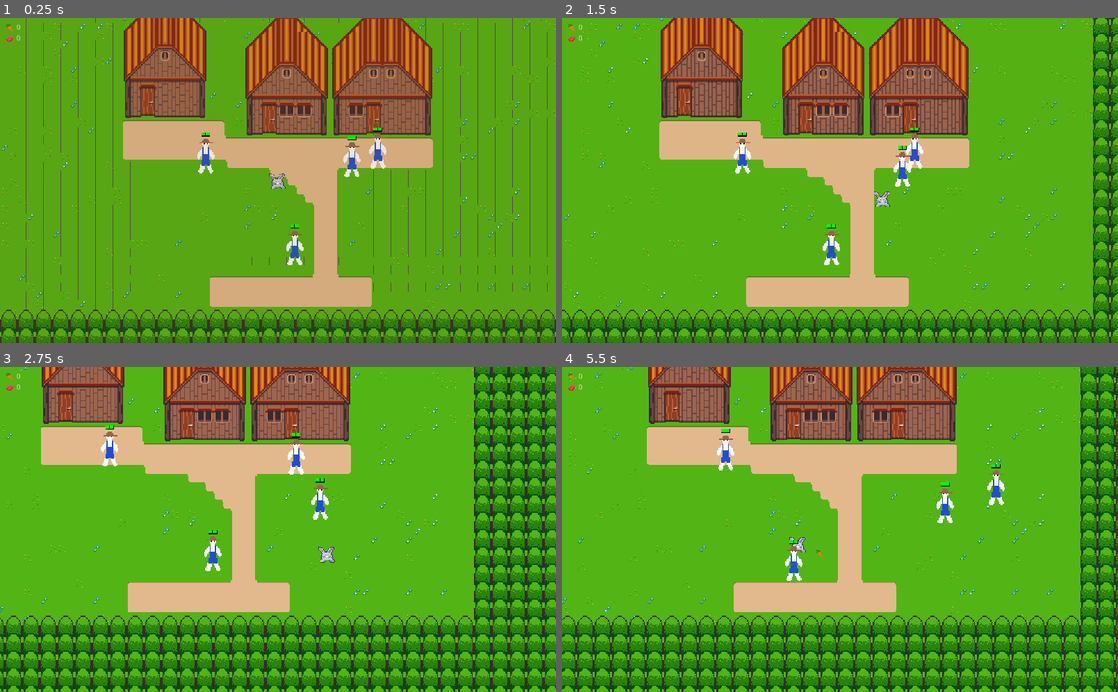
Above: before the commit, frames 1-4 (two rows, left to right).
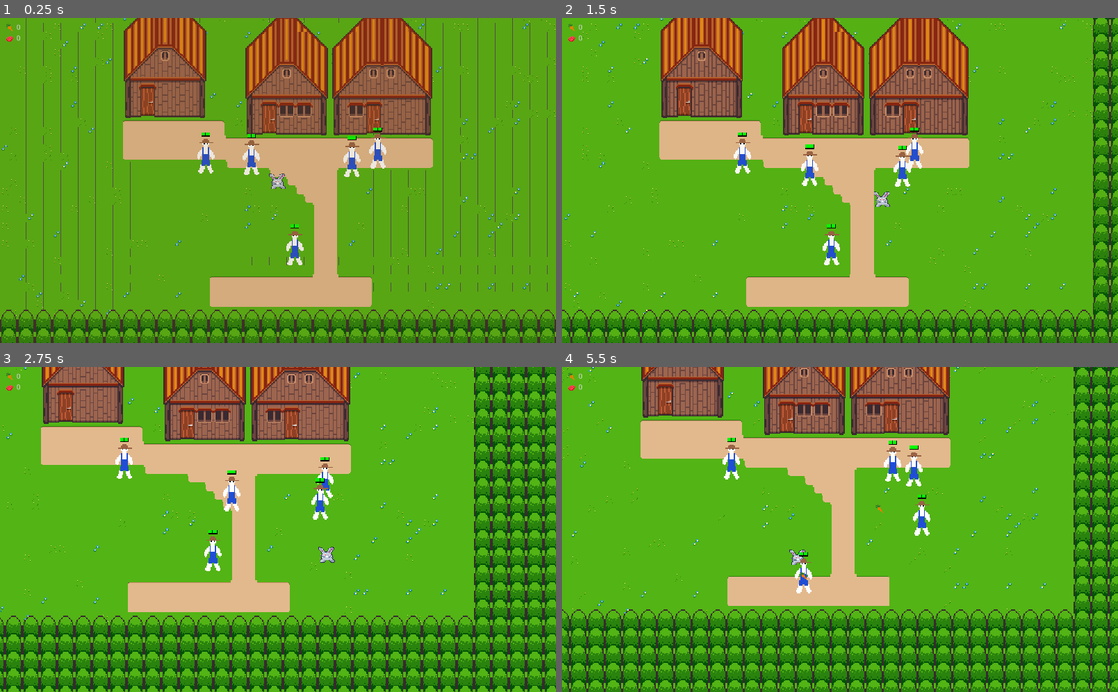
Above: after the commit, the same moments.

Repository: axerosh/rabbit-rampage
Game: Godot game, scene res://level2.tscn
The game is run twice, just before and just after one commit, with the same random seed, the same clock (stepped at 60 frames per second) and the same inputs.
Inputs:
- Up to frame 1 (0.25 s): no input
- Up to frame 2 (1.5 s): tap Enter at 0.5 s; hold D (move_right) 0.53-1.28 s; tap Space (attack) at 0.6, 1.35 s; hold S (move_down) from 1.28 s (still down)
- Up to frame 3 (2.75 s): release S (move_down) at 2.03 s; hold D (move_right) from 2.03 s (still down); tap Space (attack) at 2.1 s
- Up to frame 4 (5.5 s): release D (move_right) at 2.78 s; hold W (move_up) 2.78-3.53 s; tap Space (attack) every 0.75 s from 2.85 to 5.1 s; hold A (move_left) 3.53-5.03 s; hold S (move_down) from 5.03 s (still down)

The runs differ from the first frame. In frame 1, 0.2% of the frame differs, in the area x 43-47%, y 35-49%; in frame 2, 0.2%; in frame 3, 0.9%; in frame 4, 39%, in the area x 0-100%, y 0-100%.

Commit message:
Spawn villagers based on villager count

Diff:
--- a/humans/farmer_spawn_manager.gd
+++ b/humans/farmer_spawn_manager.gd
@@ -29,7 +29,9 @@
 
 func on_DayNightManager_day_night_changed(_is_night: bool):
 	if not _is_night:
-		spawn_at_random_position()
+		var spawn_count = ceil(GameManager.farmers.size() / 2.0)
+		for i in range(spawn_count):
+			spawn_at_random_position()
 
 func spawn_at_random_position() -> void:
 	var roll: float = rng.randf_range(0.0, total_area)
